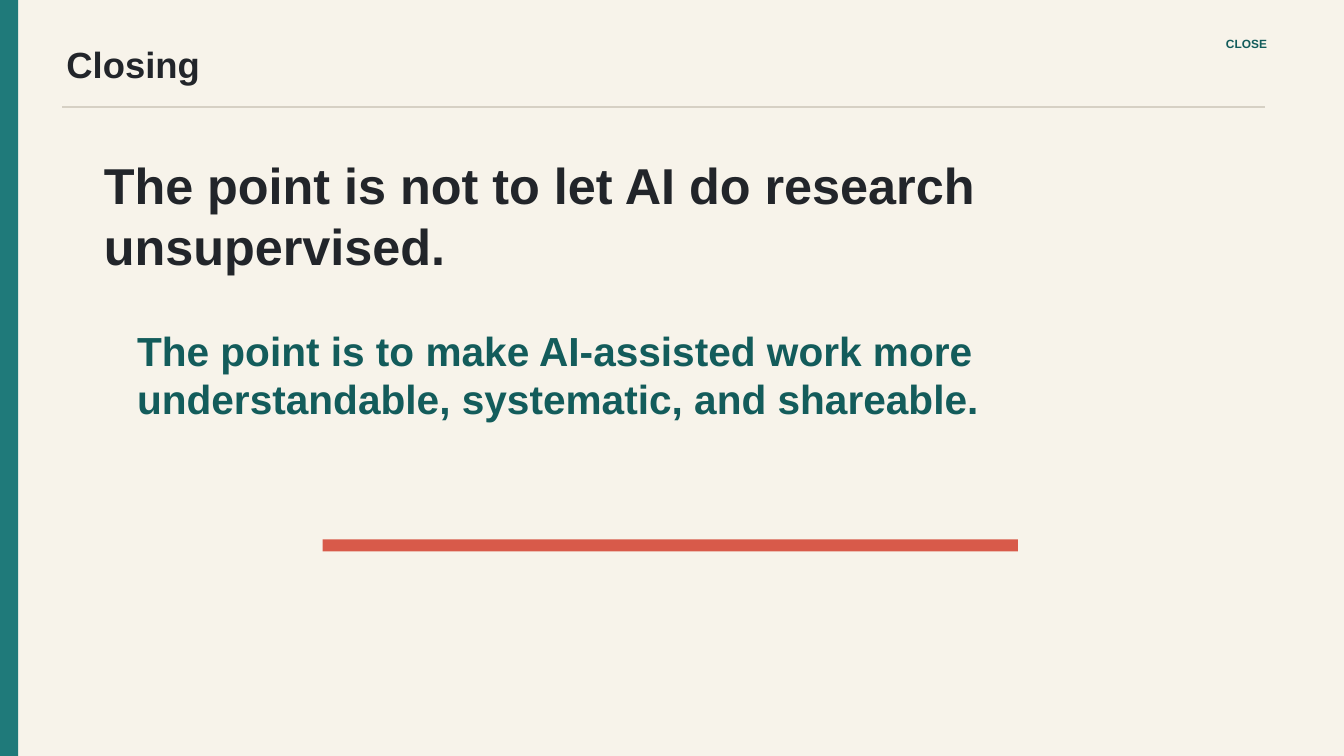
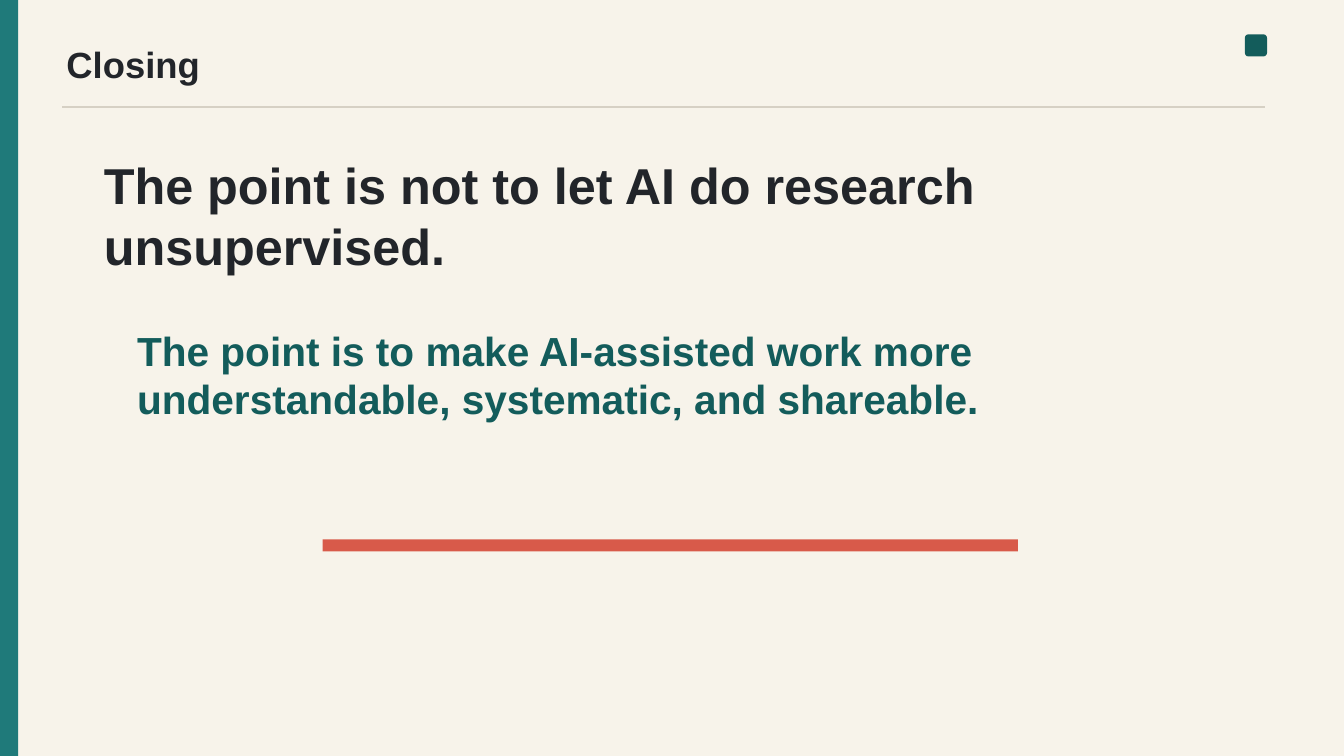
Before and after one commit to oclb/oconnorlab-agent-config, a slide deck: slide 30 of presentations/lab-agent-config-update/lab-agent-config-update.pptx (slide 29 before the commit). Drawn at 1344x756 pixels with LibreOffice and Linux fonts; fonts in the diff are those of the drawing. Boxes give left, top, right and bottom in pixels: in the first picture for what was removed or moved away, otherwise in the second. Text is boxed around its words. In the diff, an @@ line names an element or a change of style, - is before the commit and + after.

```diff
--- a/presentations/lab-agent-config-update/lab-agent-config-update.pptx
+++ b/presentations/lab-agent-config-update/lab-agent-config-update.pptx
@@ text removed at bbox=[1226, 39, 1267, 48] @@
-CLOSE
@@ rounded rectangle added at bbox=[1245, 34, 1267, 56], fill #135C5B @@
```
Also in this commit, not shown: 28 other slides changed, 1 slide added, 22 other files.
